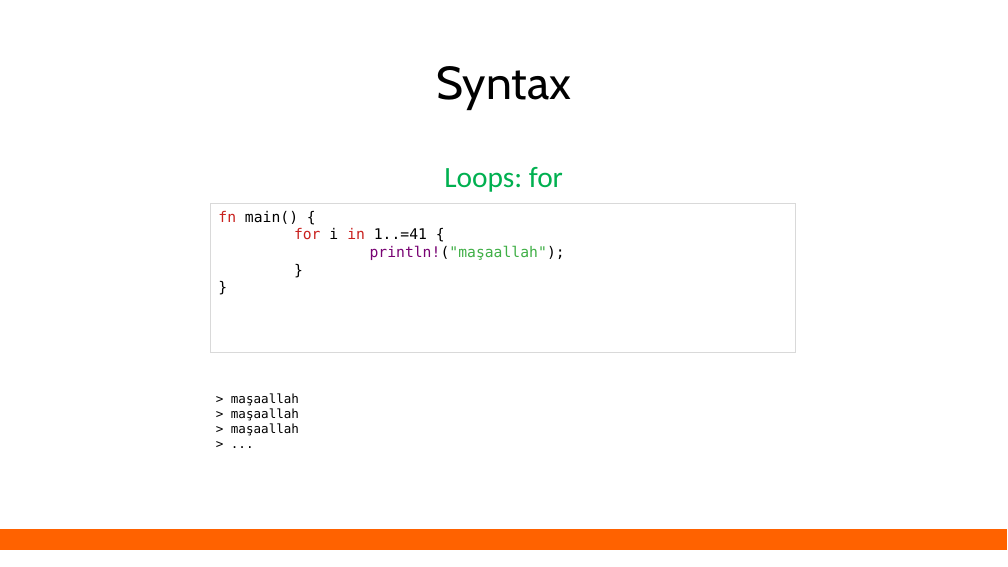
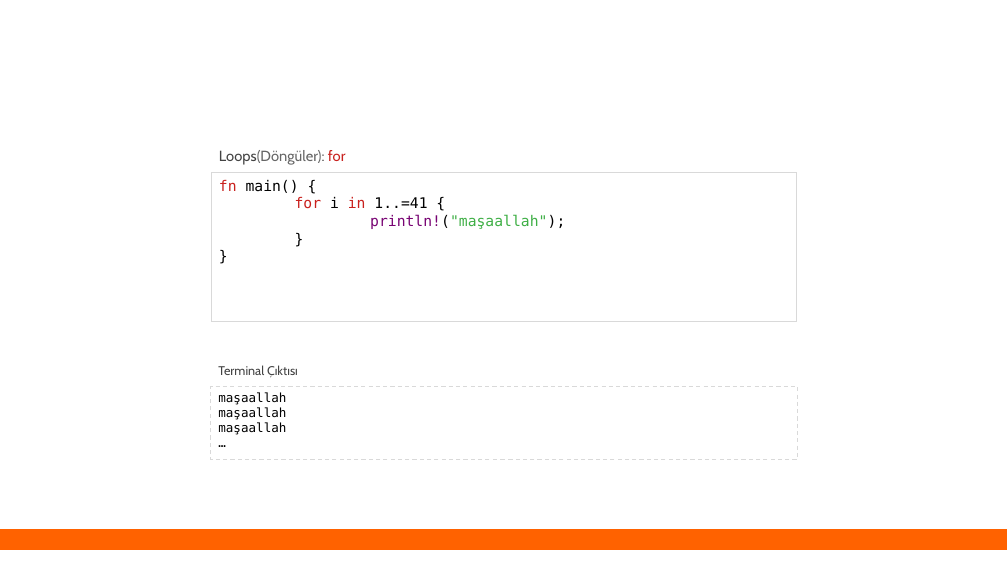
Before and after one commit to eminfedar/rust-tr-ders-slaytlari, a slide deck: slide 44 of rust_egitim_1_giris.odp (slide 37 before the commit). Drawn at 1008x567 pixels with LibreOffice and Linux fonts; fonts in the diff are those of the drawing. Boxes give left, top, right and bottom in pixels: in the first picture for what was removed or moved away, otherwise in the second. Text is boxed around its words. In the diff, an @@ line names an element or a change of style, - is before the commit and + after.

```diff
--- a/rust_egitim_1_giris.odp
+++ b/rust_egitim_1_giris.odp
@@ title removed at box(437, 66, 572, 110) @@
-Syntax
@@ rectangle "fn main() {": place and size @@
-rectangle "fn main() {" at box(211, 203, 796, 352)
+rectangle "fn main() {" at box(212, 173, 797, 321)
@@ text at box(219, 150, 346, 165): text changed; size 28 to 14 pt; font Calibri to Cabin; text colour #00B050 to #666666 @@
-Loops: for
+Loops(Döngüler): for
@@ rectangle "maşaallah": place and size @@
-rectangle "maşaallah" at box(231, 393, 299, 436)
+rectangle "maşaallah" at box(211, 386, 797, 460)
@@ rectangle "maşaallah" at box(211, 386, 797, 460): fill none to #FFFFFF; outline none to #D9D9D9 0.74 pt @@
@@ text added at box(218, 365, 298, 378), 12 pt, text #434343 @@
+Terminal Çıktısı
@@ text in rectangle at box(218, 392, 286, 435): text changed @@
-> maşaallah
-> maşaallah
-> maşaallah
-> ...
+maşaallah
+maşaallah
+maşaallah
+…
```
Also in this commit, not shown: 33 other slides changed, 13 slides added, 6 slides removed, 3 other files.
